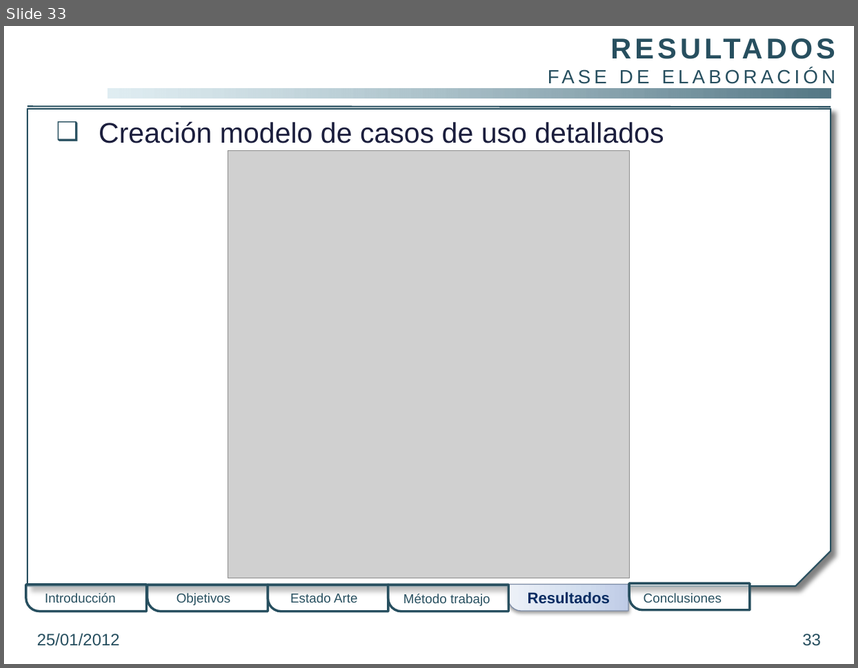
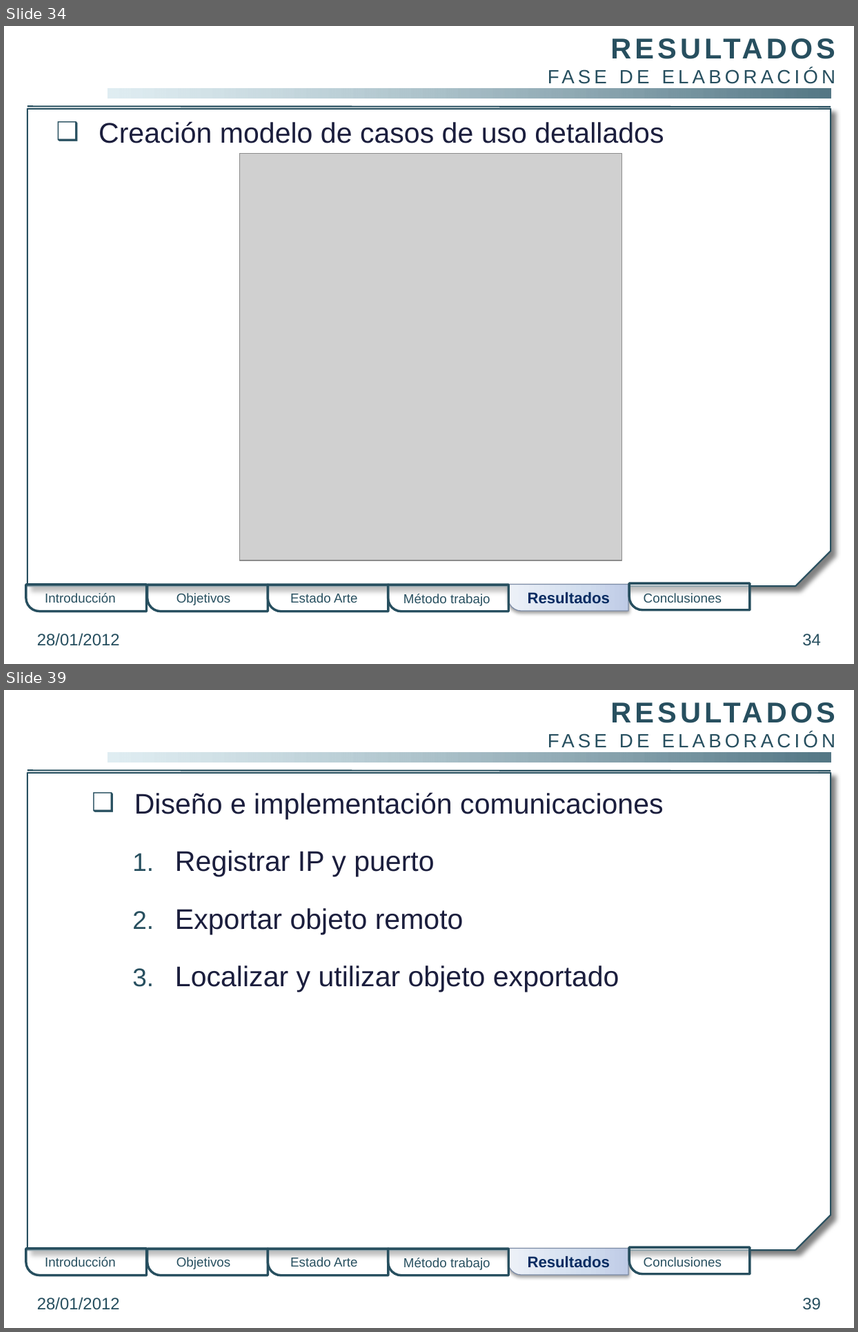
Before and after one commit to gangadhar001/repo-pfc, a slide deck: PFC/Presentacion/PresentacionPFC.pptx. Shown one above the other, each under a label of ours: slide 33 before the commit, slides 34 and 39 after it; the slides between them are not shown. The pictures are 858x668 and 858x1332 pixels, drawn with LibreOffice and Linux fonts; fonts in the diff are those of the drawing; grey boxes stand for pictures; background and template pictures are left out. Boxes give left, top, right and bottom in pixels: in the first picture for what was removed or moved away, otherwise in the second. Text is boxed around its words. In the diff, an @@ line names an element or a change of style, - is before the commit and + after.

```diff
--- a/PFC/Presentacion/PresentacionPFC.pptx
+++ b/PFC/Presentacion/PresentacionPFC.pptx
@@ slide 39 added at (4,690,854,1328), background picture (left out); not listed: 3 template elements that a slide beside it also shows @@
@@ text added at (107,690,844,750), 16.2 pt, text #274F5F @@
+RESULTADOS
+FASE DE ELABORACIÓN
@@ text added at (134,792,663,992), 24 pt, text #1B1E3E @@
+❑ Diseño e implementación comunicaciones
+1. Registrar IP y puerto
+2. Exportar objeto remoto
+3. Localizar y utilizar objeto exportado
@@ round rect added at (25,1248,146,1274), fill #FFFFFF at 50% opacity, outline #274F5F 2 pt @@
@@ round rect added at (508,1248,628,1274), fill gradient #BFCDE7 to #D2DBED to #EDF1F9, outline #7B8CA6 0.75 pt @@
@@ round rect added at (629,1248,750,1274), fill #FFFFFF at 50% opacity, outline #274F5F 2 pt @@
@@ text added at (45,1256,116,1266), 11 pt, text #274F5F @@
+Introducción
@@ round rect added at (148,1249,268,1275), fill #FFFFFF at 50% opacity, outline #274F5F 2 pt @@
@@ text added at (176,1256,231,1269), 11 pt, text #274F5F @@
+Objetivos
@@ round rect added at (268,1249,388,1275), fill #FFFFFF at 50% opacity, outline #274F5F 2 pt @@
@@ text added at (290,1256,358,1266), 11 pt, text #274F5F @@
+Estado Arte
@@ round rect added at (388,1249,508,1275), fill #FFFFFF at 50% opacity, outline #274F5F 2 pt @@
@@ text added at (404,1257,490,1270), 11 pt, text #274F5F @@
+Método trabajo
@@ text added at (528,1256,611,1268), 13 pt, text #072C62, bold @@
+Resultados
@@ text added at (644,1256,722,1266), 11 pt, text #274F5F @@
+Conclusiones
@@ text added at (37,1297,120,1310), 14 pt, text #274F5F @@
+28/01/2012
@@ page number added at (802,1297,821,1310), 14 pt, text #274F5F @@
+39
@@ what was slide 33 is now slide 34 @@
@@ slide 34 changed as well @@
@@ picture: place and size @@
-picture at (228,150,629,577)
+picture at (239,154,622,560)
@@ text at (37,633,120,646): text changed @@
-25/01/2012
+28/01/2012
@@ page number at (802,633,821,646): text changed @@
-33
+34
```
Also in this commit, not shown: 31 other slides changed, 16 other slides added.
